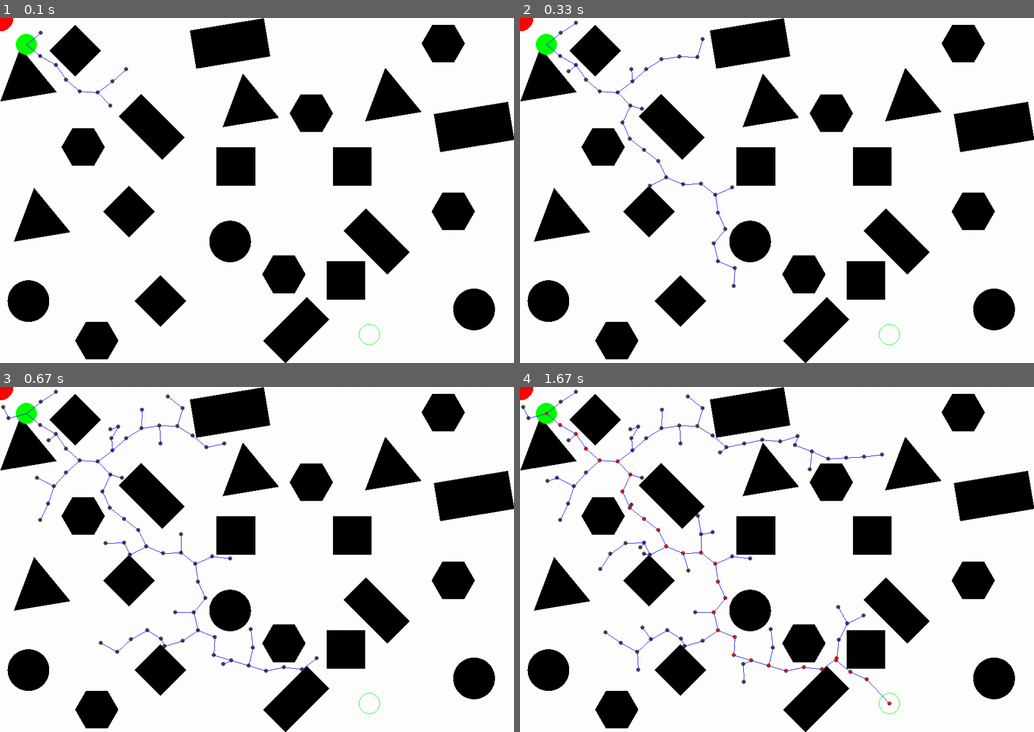
Above: before the commit, frames 1-4 (two rows, left to right).
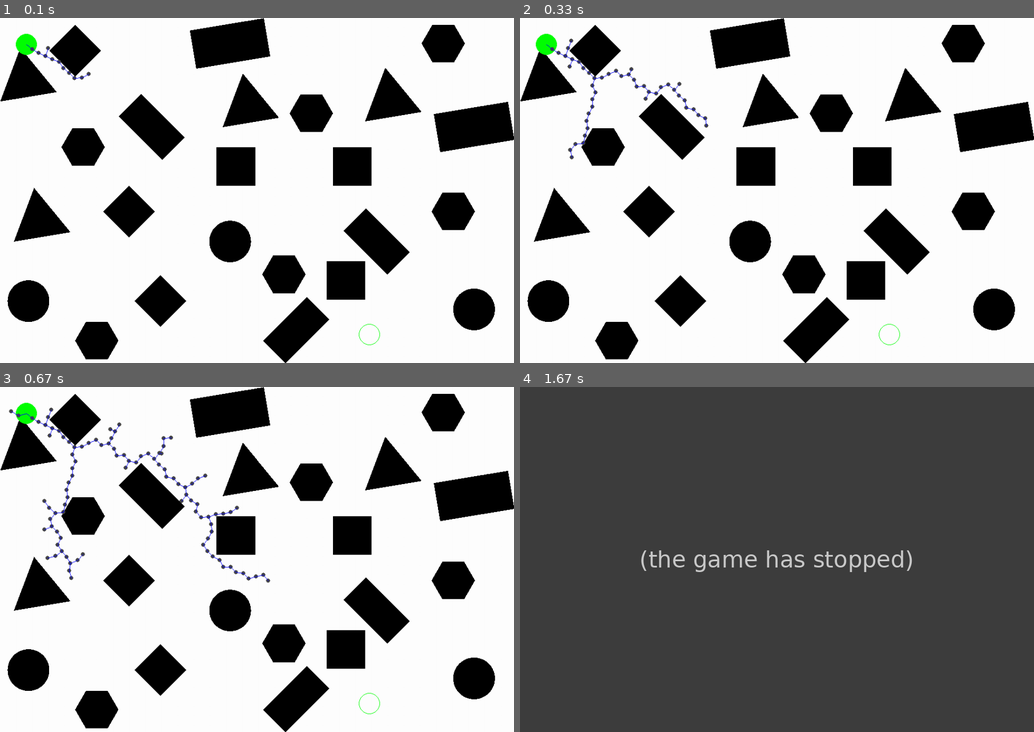
Above: after the commit, the same moments.

Repository: El-AmineBOUKADOUM/relal-life-robots-for-obstacles-detection-using-RRT-path-and-virtual-line-following
Game: pygame game, started from RRT_using_img/RRT.py
The game is run twice, just before and just after one commit, with the same random seed, the same clock (stepped at 60 frames per second) and the same inputs.
Inputs:
- Up to frame 1 (0.1 s): no input
- Up to frame 2 (0.33 s): no input
- Up to frame 3 (0.67 s): no input
- Up to frame 4 (1.67 s): no input

The runs differ from the first frame. In frame 1, 0.3% of the frame differs, in the area x 0-25%, y 0-26%; in frame 2, 1.1%; in frame 3, 2.1%; in frame 4, 99%, in the area x 0-100%, y 0-100%.
Error after the commit: IndexError: pixel index out of range (RRTbasePy.py line 143); the game stopped at 1.5 s (later frames are placeholders)

Commit message:
Update RRTbasePy.py
followed the modification

Diff:
--- a/RRT_using_img/RRTbasePy.py
+++ b/RRT_using_img/RRTbasePy.py
@@ -1,8 +1,7 @@
 import random
 import math
 import pygame
-import cv2 as cv
-import numpy as np
+
 
 class RRTMap:
     def __init__(self, start, goal, map_path):
@@ -16,7 +15,6 @@
         self.map = pygame.display.set_mode((self.maph,self.mapw))
         self.map.fill((255, 255, 255))
 
-
         self.nodeRad = 2
         self.nodeThickness = 0
         self.edgeThickness = 1
@@ -36,21 +34,18 @@
         pygame.draw.circle(self.map, self.Green, self.start, 20, 0)
         pygame.draw.circle(self.map, self.Green, self.goal, 20, 1)
 
-    def _get_map(self,path,dil = 1):
+    def _get_map(self,path):
+        path= r"C:\Users\acer\Desktop\Nouveau dossier (3)\RRT_using_img\simu2.jpg"
         surface = pygame.image.load(path)
         thresh= pygame.mask.from_threshold(surface, (255,255,255), threshold=(95, 95, 95, 255), palette_colors=1)
         surface = pygame.mask.Mask.to_surface(thresh)
-        pygame.draw.circle(surface, (255, 0, 0), [0, 0], 100, 0)
         h=surface.get_size()[0]
         w=surface.get_size()[1]
-        print('h,w= ',h,w)
-        if h > 1024.5 or h >576 :
-            h4=h/4
-            w4=w/4
-            print('h4,w4= ',h4,w4)
-            surface = pygame.transform.scale(surface, (h4,w4))
-            return surface,(h4,w4)
-
+        h4=h/4
+        w4=w/4
+        surface = pygame.transform.scale(surface, (h4,w4))
+
+        return surface,(h4,w4)
     def drawPath(self, path):
         for node in path:
             pygame.draw.circle(self.map, self.Red, node, 3, 0)
@@ -81,13 +76,13 @@
         # path
         self.goalstate = None
         self.path = []
-    '''
+
     def makeRandomRect(self):
         uppercornerx = int(random.uniform(0, self.mapw - self.obsDim))
         uppercornery = int(random.uniform(0, self.maph - self.obsDim))
 
         return (uppercornerx, uppercornery)
-    '''
+
     def makeobs(self):
         obs = []
         for i in range(0, self.obsNum):
@@ -145,7 +140,7 @@
     def isFree(self,orig_map):
         n = self.number_of_nodes() - 1
         (x, y) = (self.x[n], self.y[n])
-        if orig_map.get_at((int(x),int(y)))[0]<=10: #why when I lower the number it takes a shortest path.. it was 80
+        if orig_map.get_at((int(x),int(y)))[0]<=80:
             self.remove_node(n)
             return False
         return True
@@ -169,7 +164,7 @@
             self.add_edge(n1, n2)
             return True
 
-    def step(self, nnear, nrand, dmax=35):
+    def step(self, nnear, nrand, dmax=15):
         d = self.distance(nnear, nrand)
         if d > dmax:
             u = dmax / d
